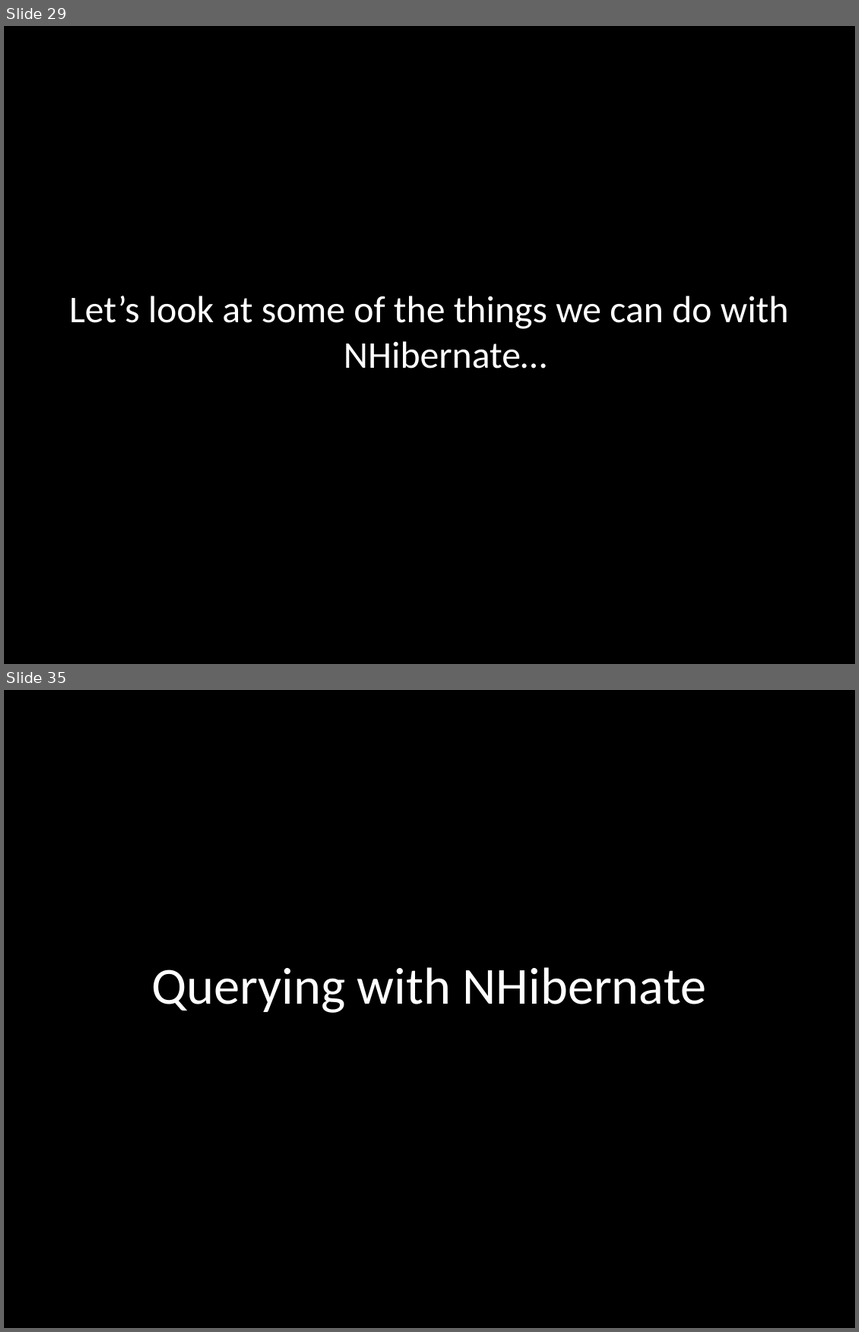
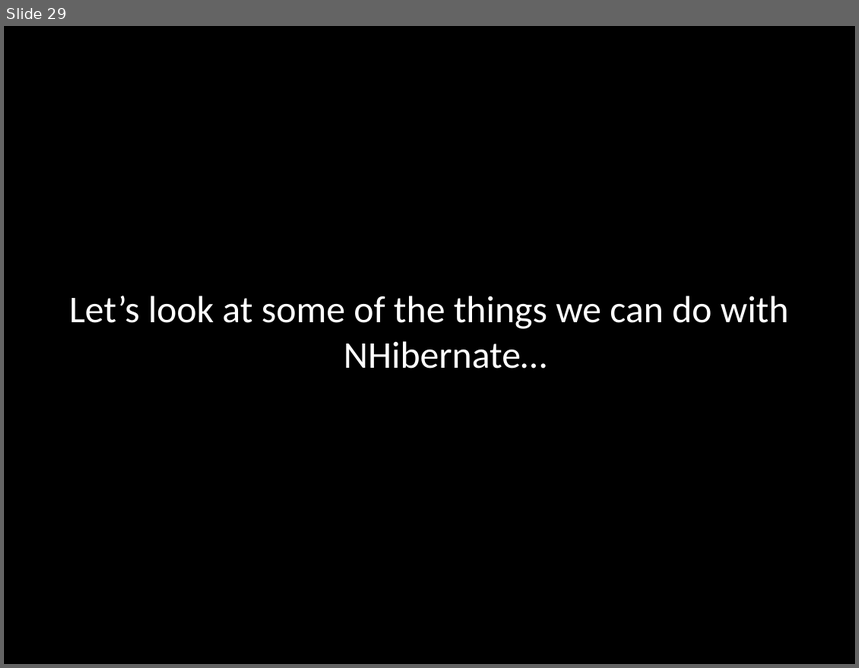
Before and after one commit to michelgrootjans/qwars, a slide deck: doc/NHibernateDemo.pptx. Shown one above the other, each under a label of ours: slides 29 and 35 before the commit, slide 29 after it; the slides between them are not shown. The pictures are 859x1332 and 859x668 pixels, drawn with LibreOffice and Linux fonts; fonts in the diff are those of the drawing. Boxes give left, top, right and bottom in pixels: in the first picture for what was removed or moved away, otherwise in the second. Text is boxed around its words. In the diff, an @@ line names an element or a change of style, - is before the commit and + after.

```diff
--- a/doc/NHibernateDemo.pptx
+++ b/doc/NHibernateDemo.pptx
@@ slide 35 removed at [4, 690, 855, 1328], background #000000 @@
@@ text removed at [151, 967, 707, 1013] @@
-Querying with NHibernate
```
Also in this commit, not shown: 46 other slides removed, 16 other files.
